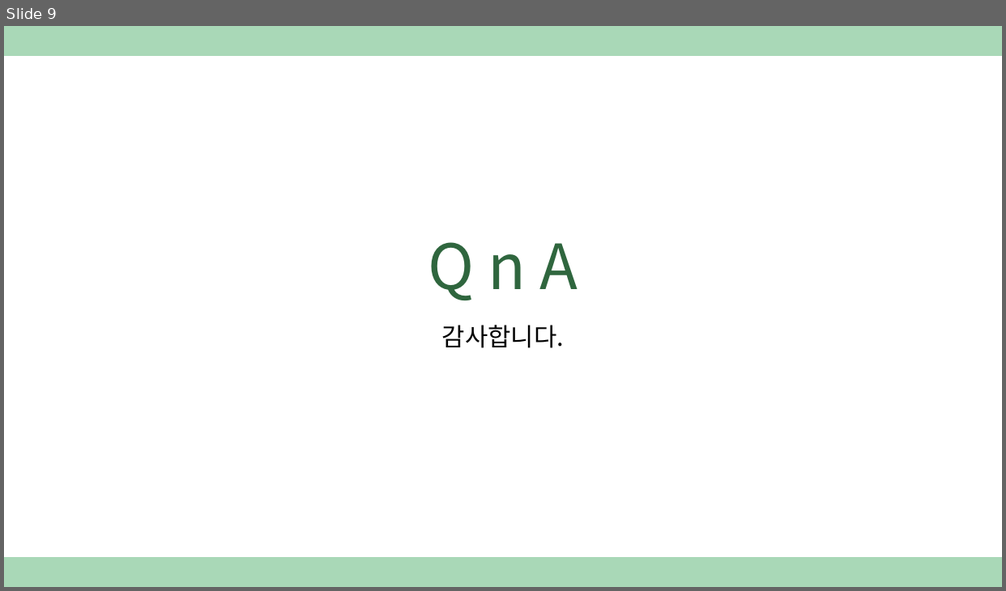
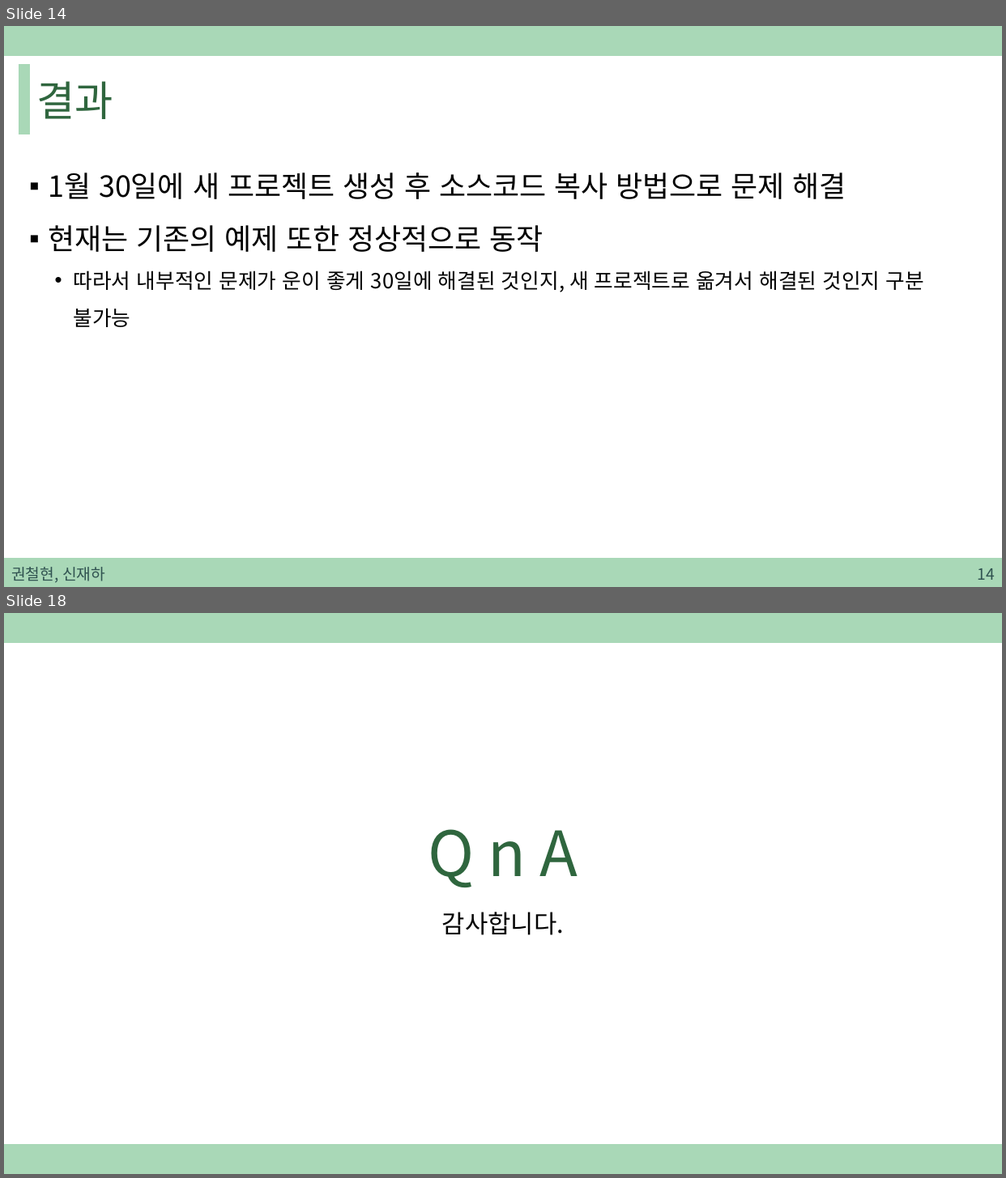
Before and after one commit to sjh4287/capston, a slide deck: 2022.02.11/권철현,신재하.pptx. Shown one above the other, each under a label of ours: slide 9 before the commit, slides 14 and 18 after it; the slides between them are not shown. The pictures are 1006x591 and 1006x1178 pixels, drawn with LibreOffice and Linux fonts; fonts in the diff are those of the drawing. Boxes give left, top, right and bottom in pixels: in the first picture for what was removed or moved away, otherwise in the second. Text is boxed around its words. In the diff, an @@ line names an element or a change of style, - is before the commit and + after.

```diff
--- a/2022.02.11/권철현,신재하.pptx
+++ b/2022.02.11/권철현,신재하.pptx
@@ slide 14 added at [4, 26, 1002, 587], background #FFFFFF; not listed: 1 template element that a slide beside it also shows @@
@@ rectangle added at [19, 65, 29, 134], fill #A9D8B7, outline #A9D8B7 1 pt @@
@@ title added at [37, 81, 113, 119], 40 pt, text #2F663E @@
+결과
@@ text added at [48, 173, 924, 327], 28 pt, text #000000 @@
+▪ 1월 30일에 새 프로젝트 생성 후 소스코드 복사 방법으로 문제 해결
+▪ 현재는 기존의 예제 또한 정상적으로 동작
+  • 따라서 내부적인 문제가 운이 좋게 30일에 해결된 것인지, 새 프로젝트로 옮겨서 해결된 것인지 구분 불가능
@@ rectangle added at [4, 559, 1002, 587], fill #A9D8B7, outline #A9D8B7 1 pt @@
@@ text added at [11, 567, 105, 583], 15 pt, text #305250 @@
+권철현, 신재하
@@ page number added at [977, 569, 994, 580], 15 pt, text #305250 @@
+14
@@ what was slide 9 is now slide 18 @@
```
Also in this commit, not shown: 4 slides changed, 8 other slides added, 3 other files.
